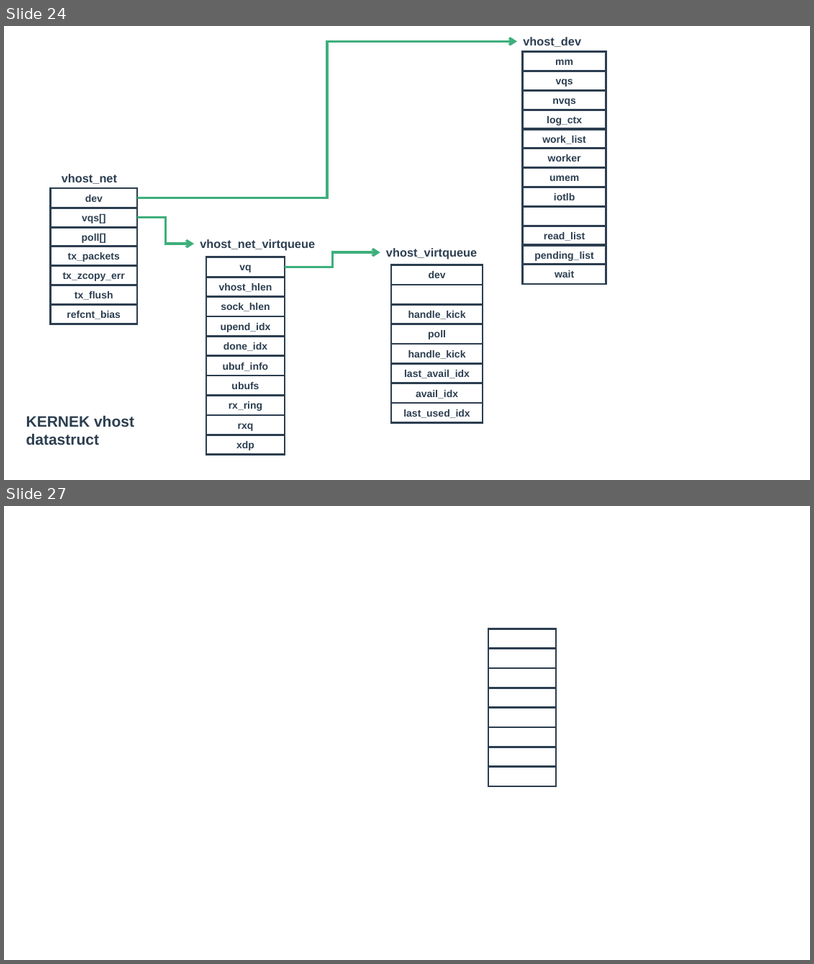
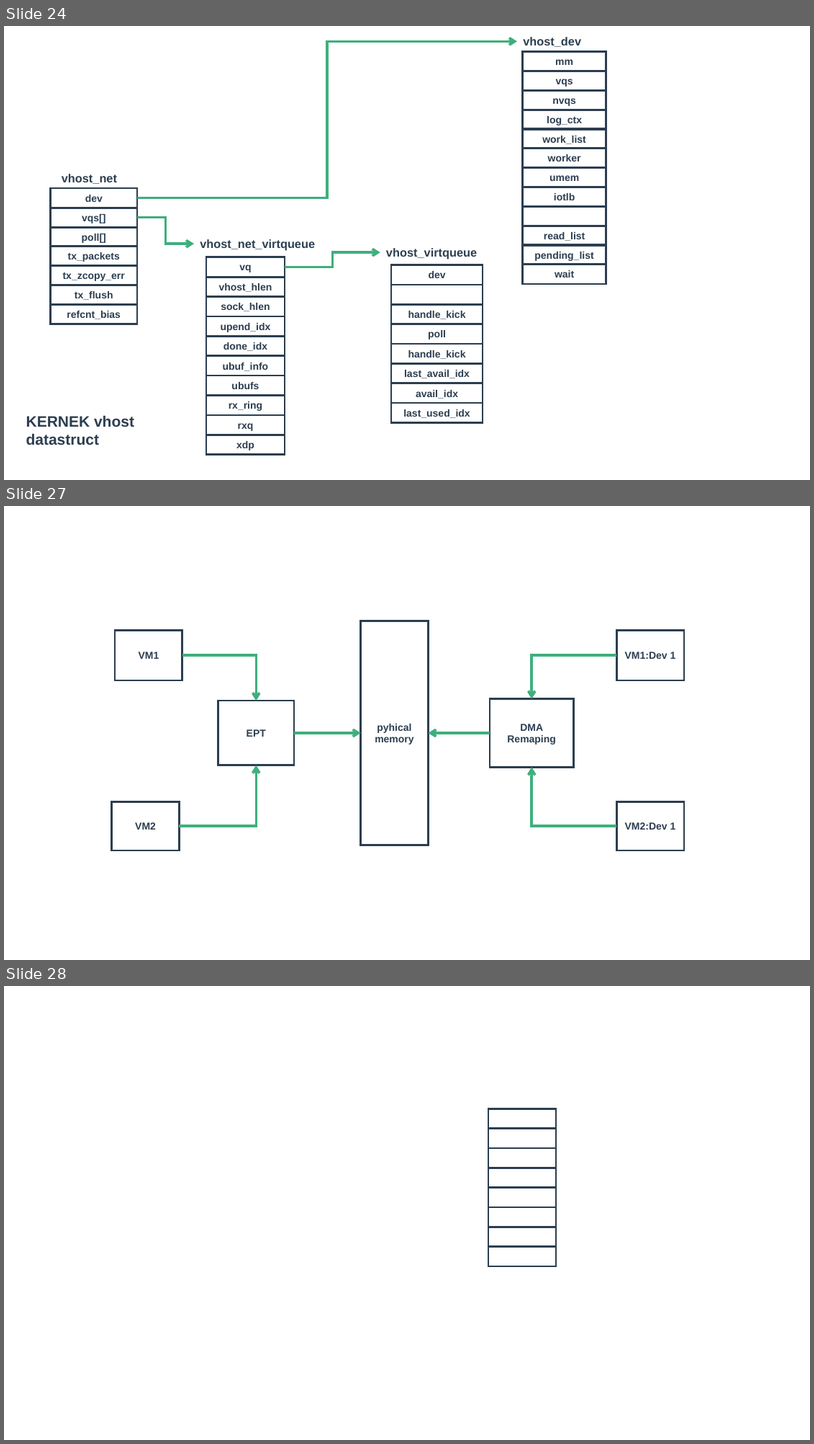
Before and after one commit to zaiqiang-dong/zaiqiang, a slide deck: picture/vitrualization/qemu/qemu.pptx. Shown one above the other, each under a label of ours: slides 24 and 27 before the commit, slides 24, 27 and 28 after it; the slides between them are not shown. The pictures are 814x964 and 814x1444 pixels, drawn with LibreOffice and Linux fonts; fonts in the diff are those of the drawing. Boxes give left, top, right and bottom in pixels: in the first picture for what was removed or moved away, otherwise in the second. Text is boxed around its words. In the diff, an @@ line names an element or a change of style, - is before the commit and + after.

```diff
--- a/picture/vitrualization/qemu/qemu.pptx
+++ b/picture/vitrualization/qemu/qemu.pptx
@@ slide 27 added at <box>4,506,810,960</box>, background #FFFFFF @@
@@ rectangle added at <box>115,630,183,680</box>, outline #2C3E50 2.25 pt, 12 pt, text #2C3E50, bold @@
+VM1
@@ rectangle added at <box>361,621,429,845</box>, outline #2C3E50 2.25 pt, 12 pt, text #2C3E50, bold @@
+pyhical
+memory
@@ rectangle added at <box>617,630,684,680</box>, outline #2C3E50 2.25 pt, 12 pt, text #2C3E50, bold @@
+VM1:Dev 1
@@ elbow arrow added from (183, 656) to (256, 701), #3EAF7C 3 pt @@
@@ elbow arrow added from (617, 656) to (532, 699), #3EAF7C 3 pt @@
@@ rectangle added at <box>491,699,574,767</box>, outline #2C3E50 2.25 pt, 12 pt, text #2C3E50, bold @@
+DMA
+Remaping
@@ rectangle added at <box>218,701,294,765</box>, outline #2C3E50 2.25 pt, 12 pt, text #2C3E50, bold @@
+EPT
@@ arrow added from (294, 733) to (361, 733), #3EAF7C 3 pt @@
@@ arrow added from (491, 733) to (429, 733), #3EAF7C 3 pt @@
@@ elbow arrow added from (180, 826) to (256, 765), #3EAF7C 3 pt @@
@@ elbow arrow added from (617, 826) to (532, 767), #3EAF7C 3 pt @@
@@ rectangle added at <box>112,801,180,850</box>, outline #2C3E50 2.25 pt, 12 pt, text #2C3E50, bold @@
+VM2
@@ rectangle added at <box>617,801,684,850</box>, outline #2C3E50 2.25 pt, 12 pt, text #2C3E50, bold @@
+VM2:Dev 1
@@ what was slide 27 is now slide 28 @@
```
Also in this commit, not shown: 2 slides changed, 19 other files.
